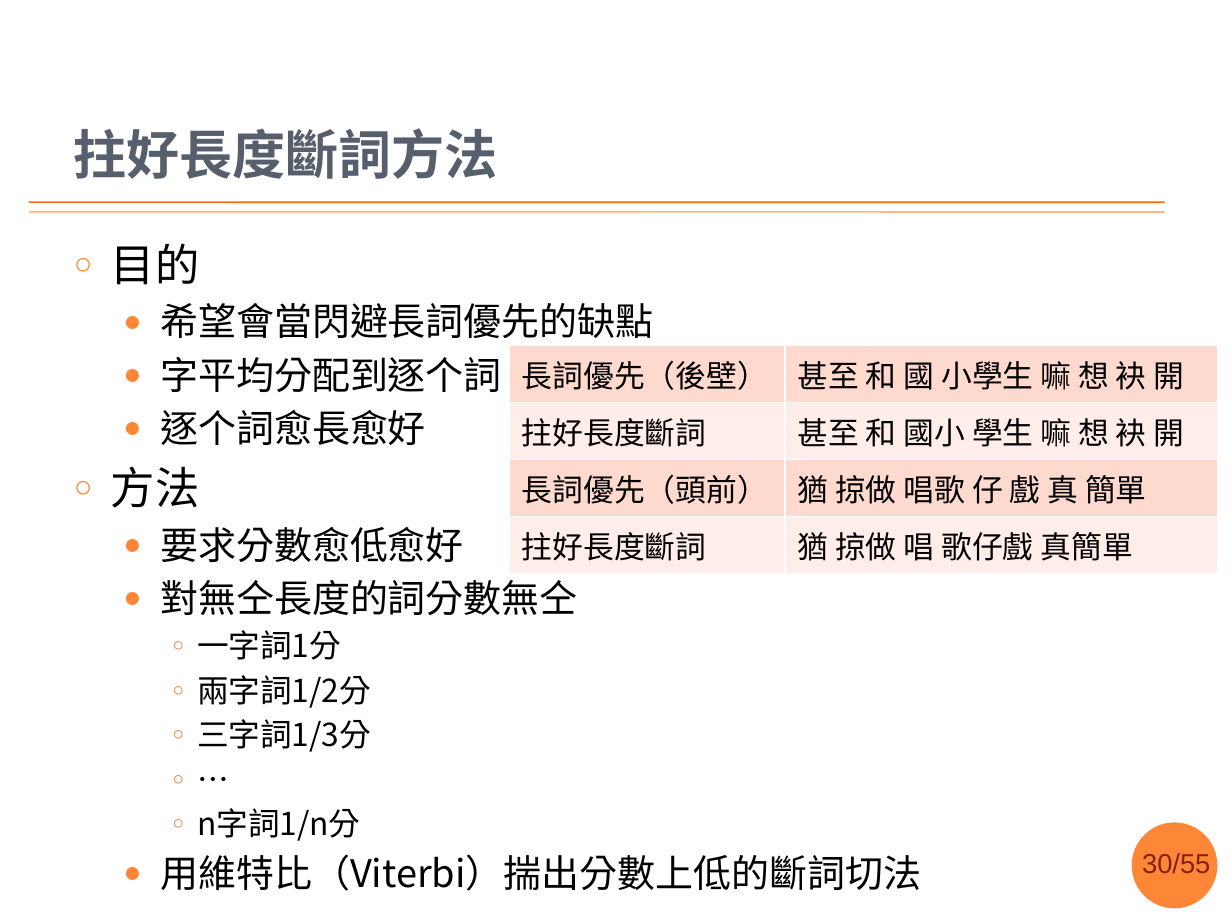
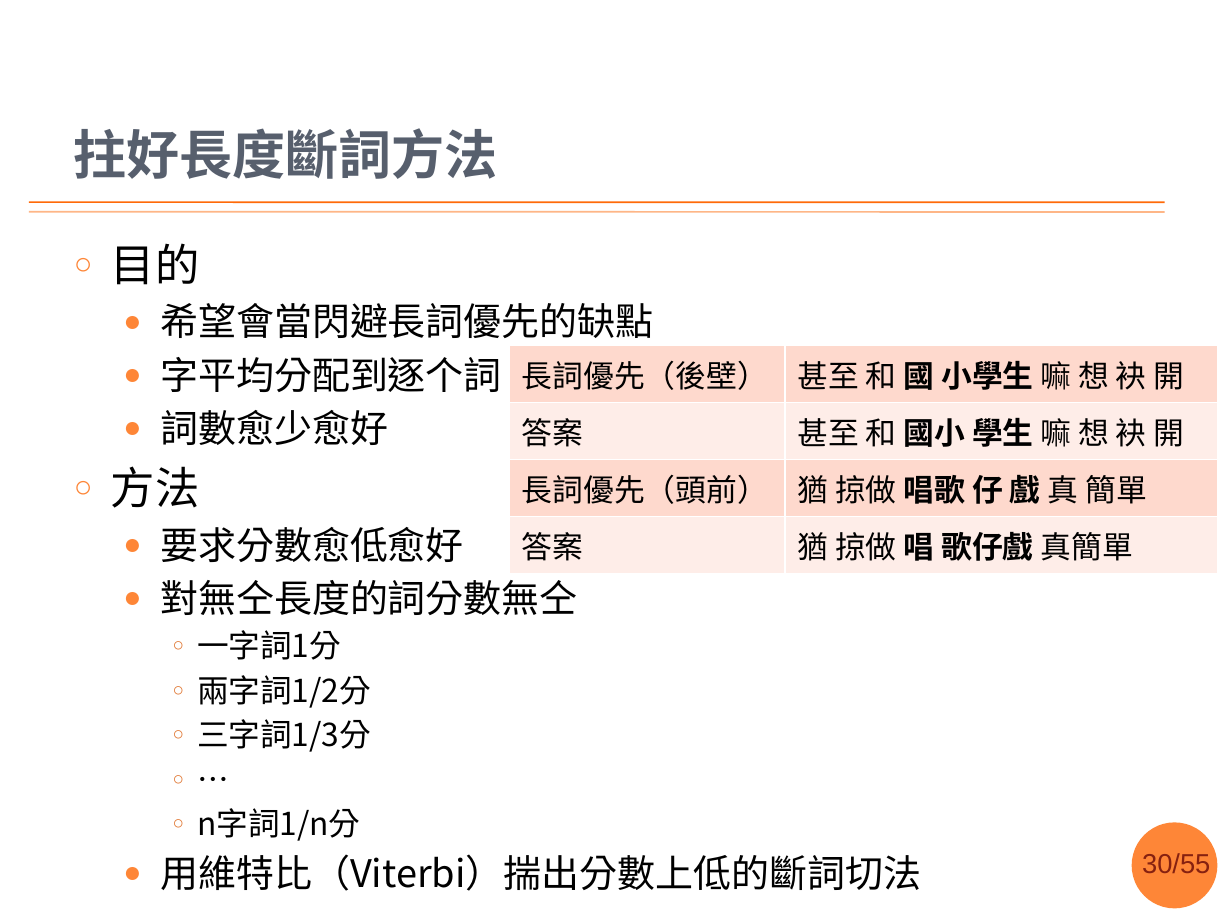
Before and after one commit to sih4sing5hong5/po3-ko3_tau5-iann2-phinn3, a slide deck: slide 30 of 翻譯報告.pptx. Drawn at 1232x924 pixels with LibreOffice and Linux fonts; fonts in the diff are those of the drawing; background and template pictures are left out. Boxes give left, top, right and bottom in pixels: in the first picture for what was removed or moved away, otherwise in the second. Text is boxed around its words. In the diff, an @@ line names an element or a change of style, - is before the commit and + after.

```diff
--- a/翻譯報告.pptx
+++ b/翻譯報告.pptx
@@ table at <box>509,346,1217,565</box> @@
-row 2, column 1: 拄好長度斷詞
+row 2, column 1: 答案
-row 4, column 1: 拄好長度斷詞
+row 4, column 1: 答案
@@ bold on in "國 小學生", "國小 學生", "唱歌 仔 戲", "唱 歌仔戲" @@
@@ text at <box>160,410,388,445</box>: text changed @@
-  ● 逐个詞愈長愈好
+  ● 詞數愈少愈好
```
Also in this commit, not shown: 6 other slides changed.
